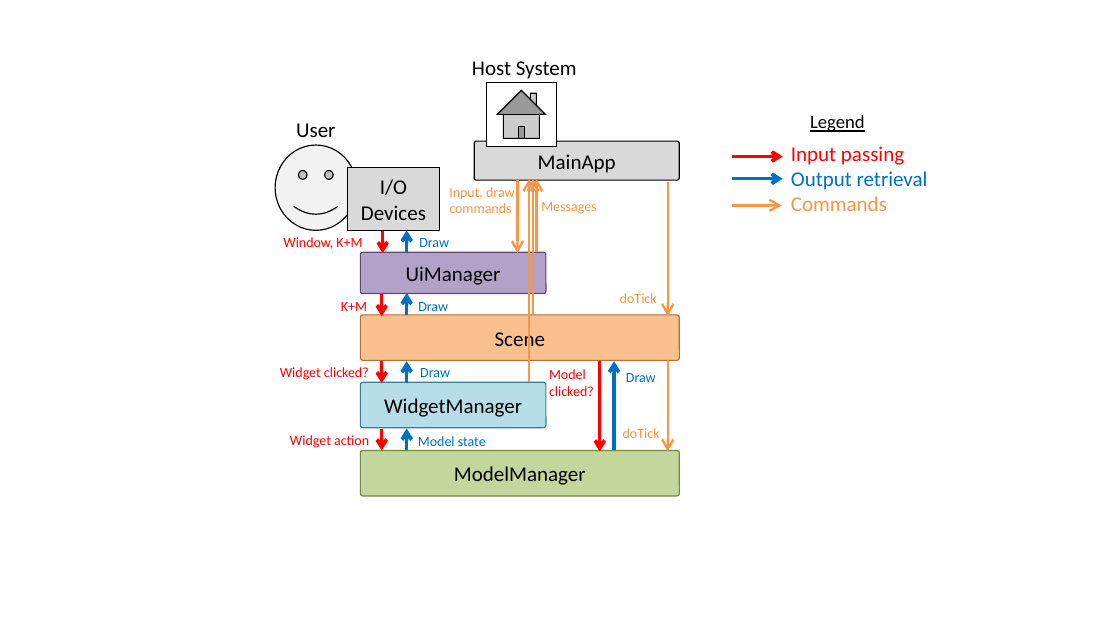
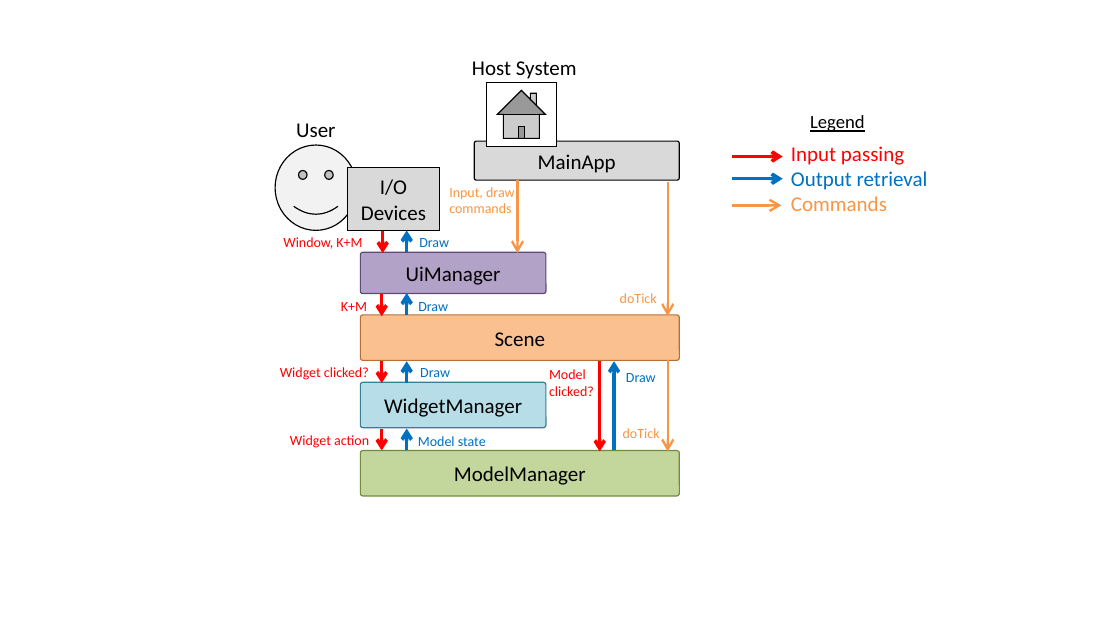
Before and after one commit to OrangeJuice7/SDL-OpenGL-Game-Framework, a slide deck: slide 2 of docs/diagrams/ArchitectureDiagram.pptx. Drawn at 1120x630 pixels with LibreOffice and Linux fonts; fonts in the diff are those of the drawing. Boxes give left, top, right and bottom in pixels: in the first picture for what was removed or moved away, otherwise in the second. Text is boxed around its words. In the diff, an @@ line names an element or a change of style, - is before the commit and + after.

Commit message:
Update guide with new Message system

```diff
--- a/docs/diagrams/ArchitectureDiagram.pptx
+++ b/docs/diagrams/ArchitectureDiagram.pptx
@@ arrow removed from (529, 382) to (529, 179) @@
@@ arrow removed from (534, 315) to (534, 179) @@
@@ arrow removed from (537, 252) to (537, 179) @@
@@ text removed at [541,202,596,214] @@
-Messages
```
Also in this commit, not shown: 1 other slide changed, 5 other files.
